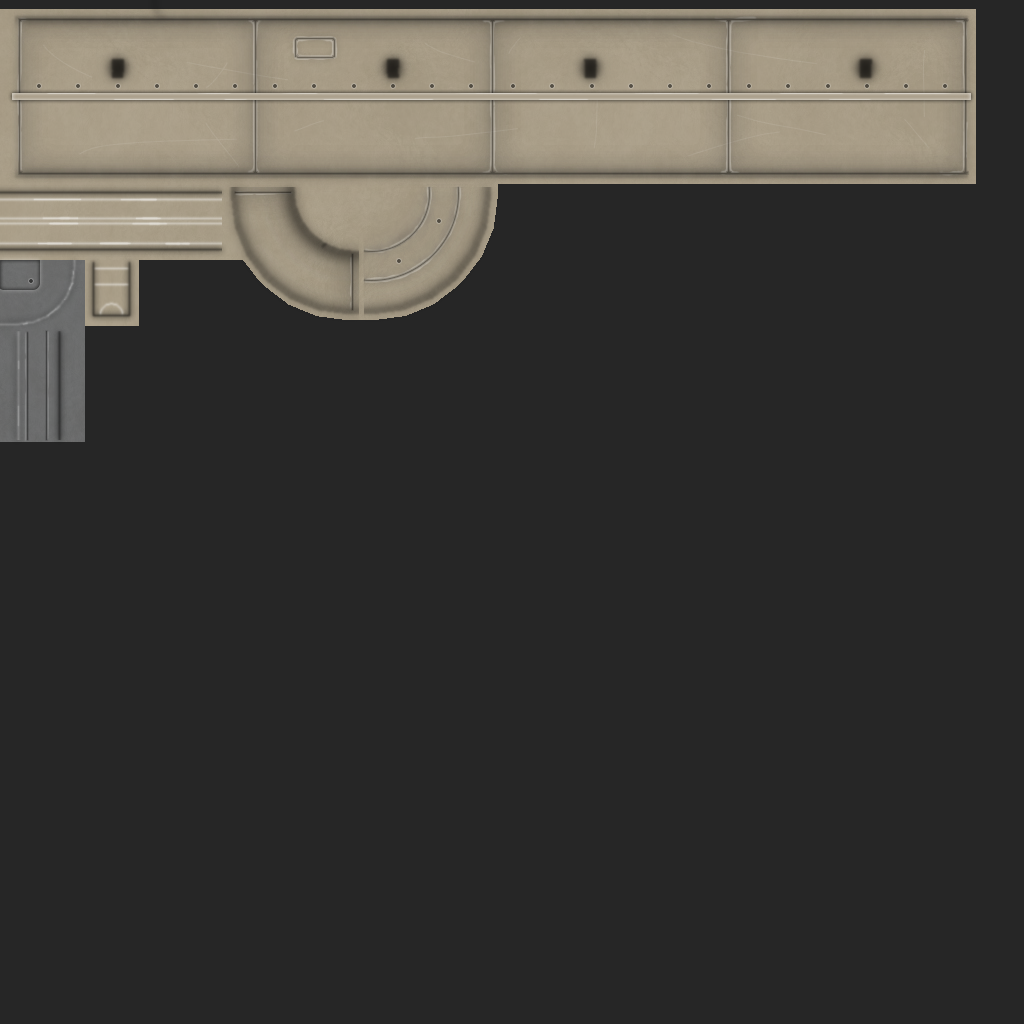
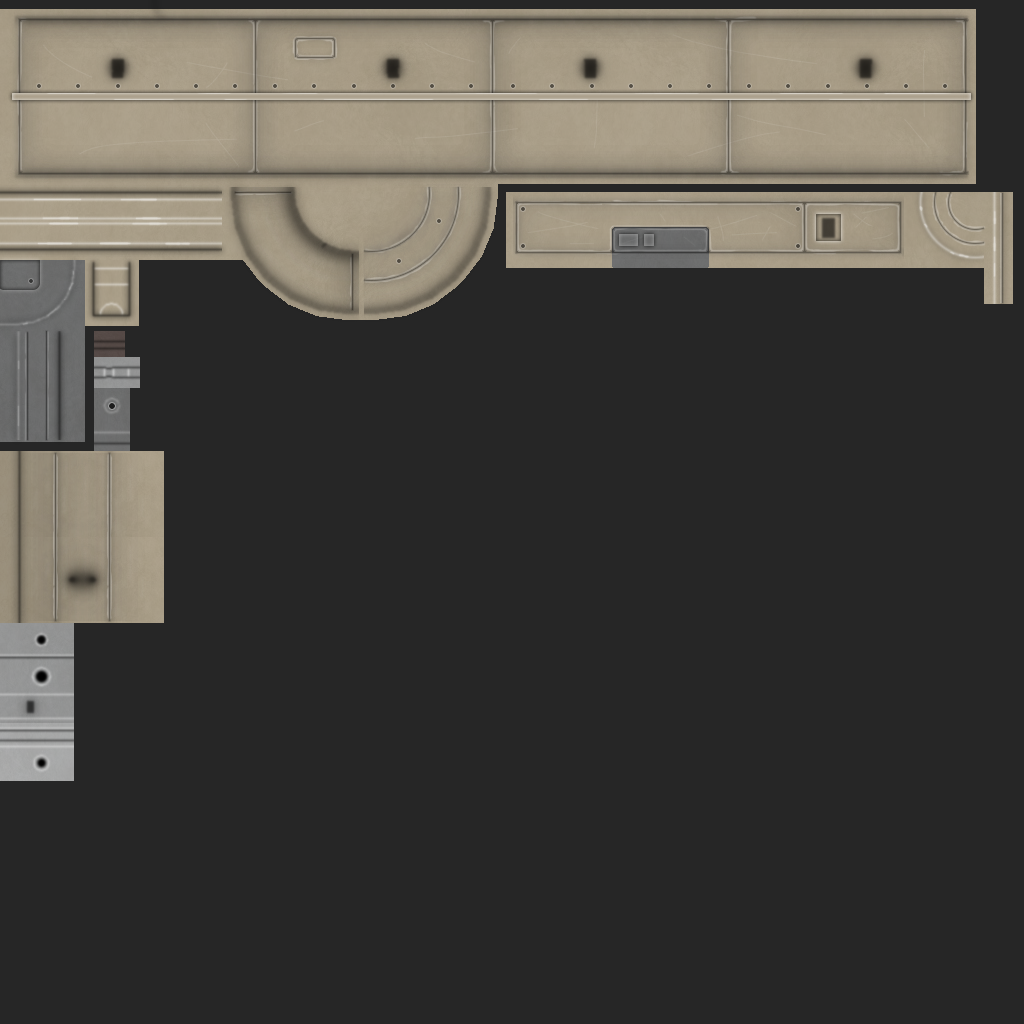
Layers edited between the first and the second 1024x1024 image:
added group "Control_1" with 15 layers above "Engine_1" over [506, 192, 1013, 304]
added group "Body" (1st of 8, in "Control_1") (40%) with 4 layers in group "Control_1" over [508, 192, 1004, 303]
added layer "Body" (2nd of 8, in "Control_1" › "Body") in group "Body" over [515, 192, 1003, 303]
added layer "Body Higher" (1st of 2, in "Control_1" › "Body") in group "Body" over [514, 192, 1004, 303]
added layer "Body High" (1st of 2, in "Control_1" › "Body") in group "Body" over [508, 194, 909, 261]
added layer "Body Grime 1" (1st of 3, in "Control_1") (20%) in group "Control_1" over [513, 192, 1013, 304]
added layer "Wear" (1st of 3, in "Control_1") (20%) in group "Control_1" over [506, 192, 1013, 304]
added group "Engine_1" with 27 layers above "Avionics_1" over [0, 331, 164, 781]
added layer "Baked AO 2" (1st of 2, in "Engine_1") (multiply, 60%) in group "Engine_1" over [14, 445, 164, 726]
added layer "Baked AO 1" (1st of 2, in "Engine_1") (multiply, 60%) in group "Engine_1" over [24, 455, 160, 716]
added group "Body" (3rd of 8, in "Engine_1") with 10 layers in group "Engine_1" over [0, 451, 148, 625]
added group "Body" (4th of 8, in "Engine_1" › "Body") (40%) with 3 layers in group "Body" over [20, 453, 145, 621]
added layer "Body Grime 3" (10%) in group "Body" over [0, 451, 124, 623]
added layer "Wear" (2nd of 3, in "Engine_1") (20%) in group "Engine_1" over [0, 331, 164, 781]
added group "Avionics_1" with 57 layers above "b" over [94, 192, 982, 449]
moved "Baked AO 2" (2nd of 2, in "Avionics_1") into group "Avionics_1" over [506, 192, 982, 268]
moved "Baked AO 1" (2nd of 2, in "Avionics_1") into group "Avionics_1" over [506, 192, 971, 268]
moved "Wear" (3rd of 3, in "Avionics_1") into group "Avionics_1" over [94, 192, 976, 442]
painted on "b" over [0, 192, 1013, 781]
…and 26 more changes (26 added)
